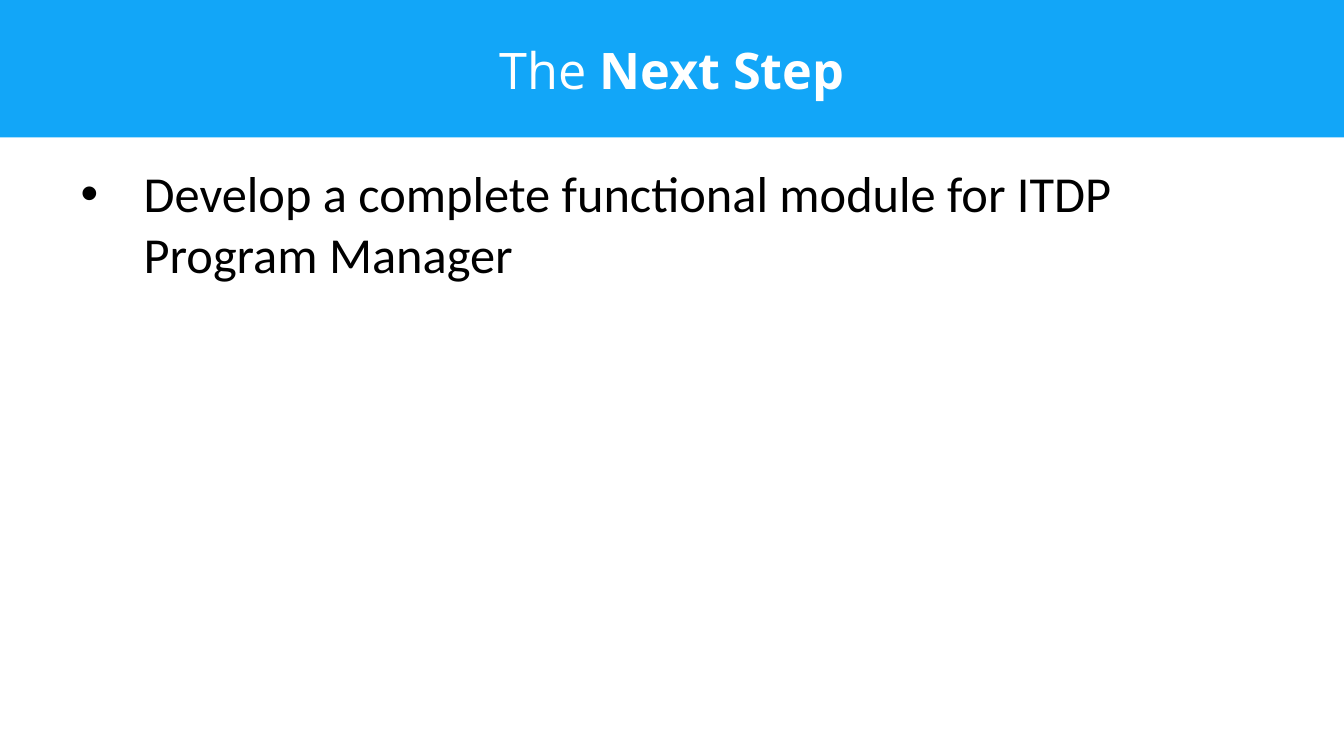
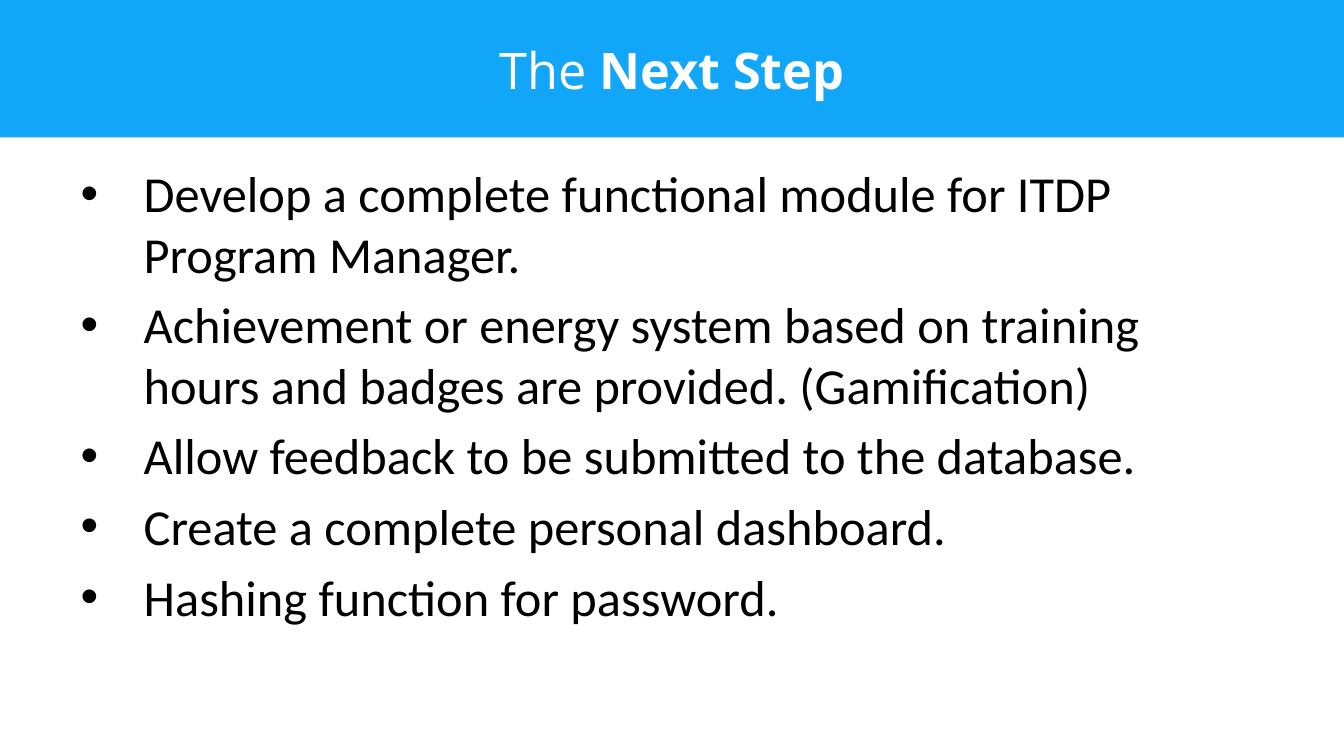
Before and after one commit to frostyseb/ITDP, a slide deck: slide 7 of Documentation/PresentationDeck-NewBlood.pptx. Drawn at 1344x756 pixels with LibreOffice and Linux fonts; fonts in the diff are those of the drawing. Boxes give left, top, right and bottom in pixels: in the first picture for what was removed or moved away, otherwise in the second. Text is boxed around its words. In the diff, an @@ line names an element or a change of style, - is before the commit and + after.

```diff
--- a/Documentation/PresentationDeck-NewBlood.pptx
+++ b/Documentation/PresentationDeck-NewBlood.pptx
@@ text at (144,177,1139,625): text changed @@
-• Develop a complete functional module for ITDP Program Manager
+• Develop a complete functional module for ITDP Program Manager.
+• Achievement or energy system based on training hours and badges are provided. (Gamification)
+• Allow feedback to be submitted to the database.
+• Create a complete personal dashboard.
+• Hashing function for password.
```
Also in this commit, not shown: 3 other slides changed.
